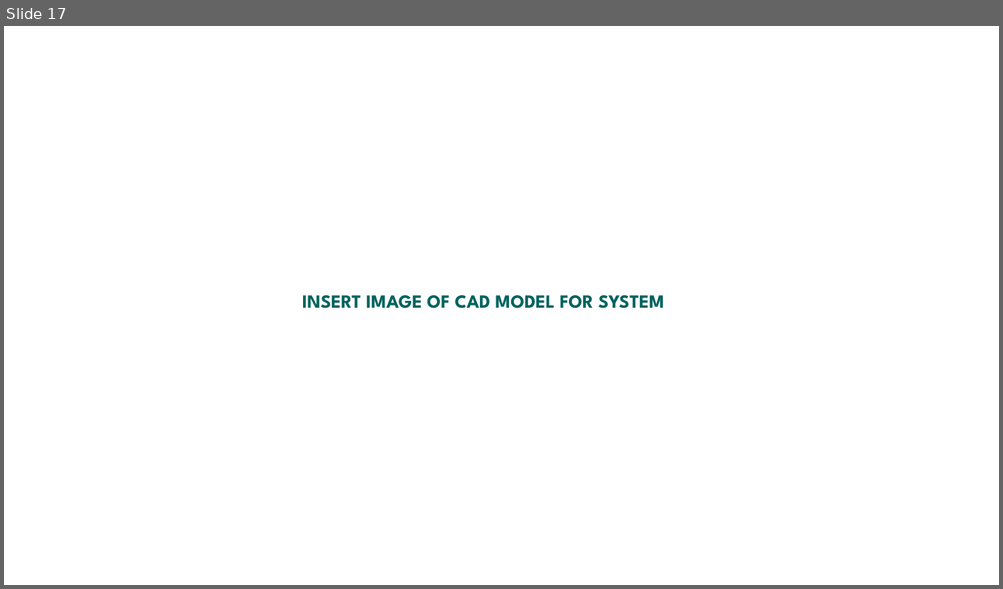
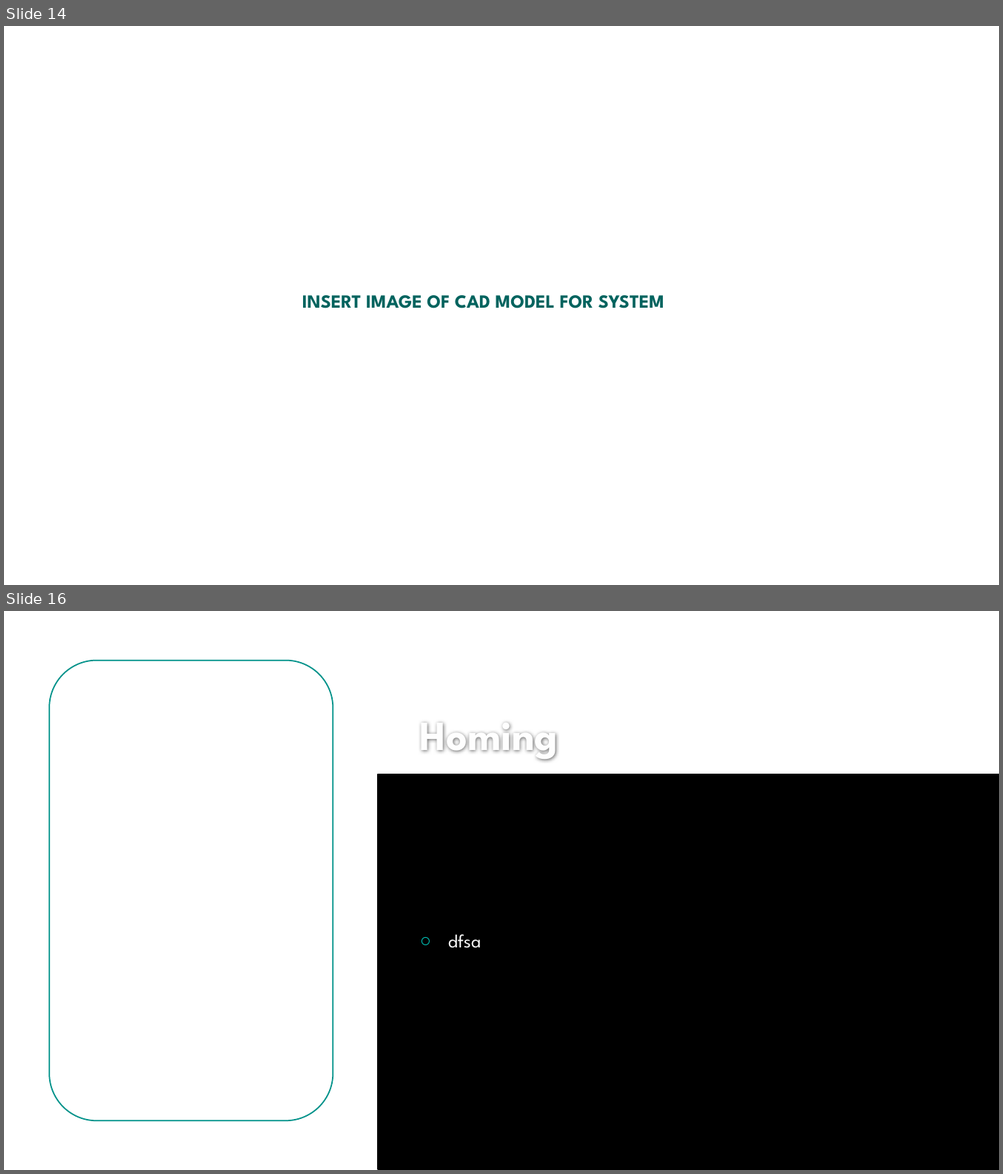
Before and after one commit to lcall3/Controller, a slide deck: doc/report/demo2.pptx. Shown one above the other, each under a label of ours: slide 17 before the commit, slides 14 and 16 after it; the slides between them are not shown. The pictures are 1003x589 and 1003x1174 pixels, drawn with LibreOffice and Linux fonts; fonts in the diff are those of the drawing; background and template pictures are left out. Boxes give left, top, right and bottom in pixels: in the first picture for what was removed or moved away, otherwise in the second. Text is boxed around its words. In the diff, an @@ line names an element or a change of style, - is before the commit and + after.

```diff
--- a/doc/report/demo2.pptx
+++ b/doc/report/demo2.pptx
@@ slide 16 added at box(4, 611, 999, 1170), background #FFFFFF @@
@@ rounded rectangle added at box(50, 661, 333, 1122), outline #00928A 1.25 pt @@
@@ title added at box(420, 723, 558, 761), 40 pt, text #FEFEFE, bold @@
+Homing
@@ rectangle added at box(378, 775, 999, 1170), fill #000000, outline #000000 1.25 pt @@
@@ text added at box(448, 934, 481, 948), 18 pt, text #FFFFFF @@
+○ dfsa
@@ what was slide 17 is now slide 14 @@
```
Also in this commit, not shown: 7 slides changed, 3 other slides added, 6 slides removed, 5 other files.
